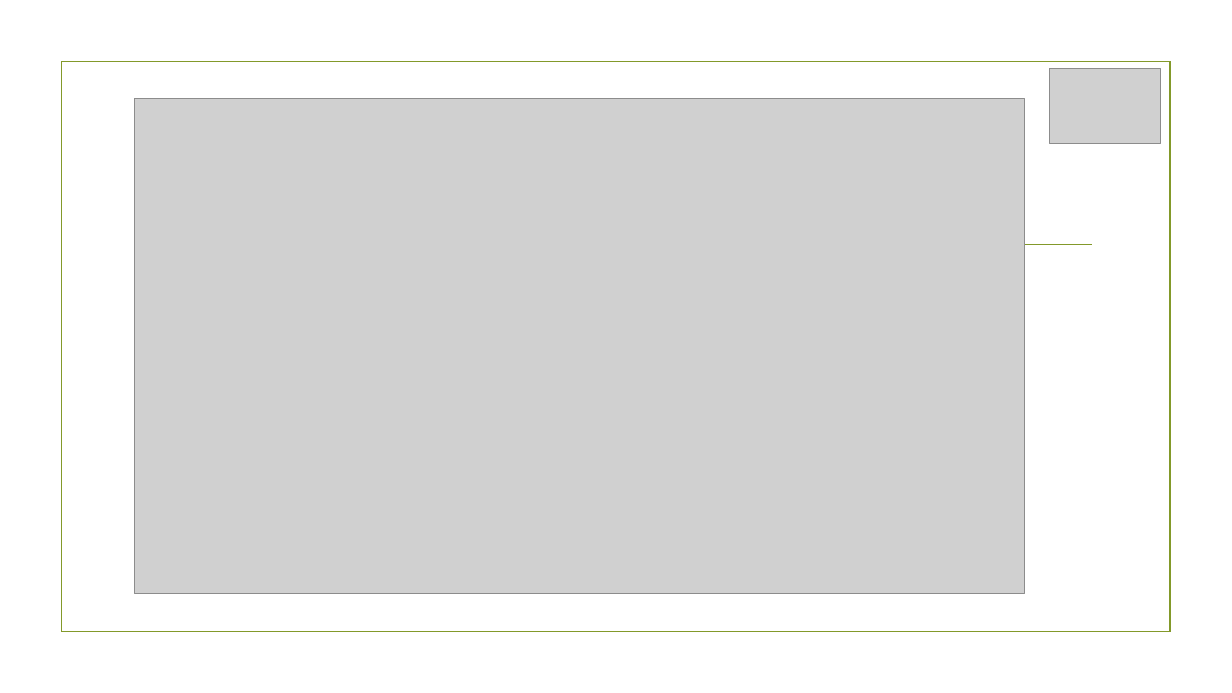
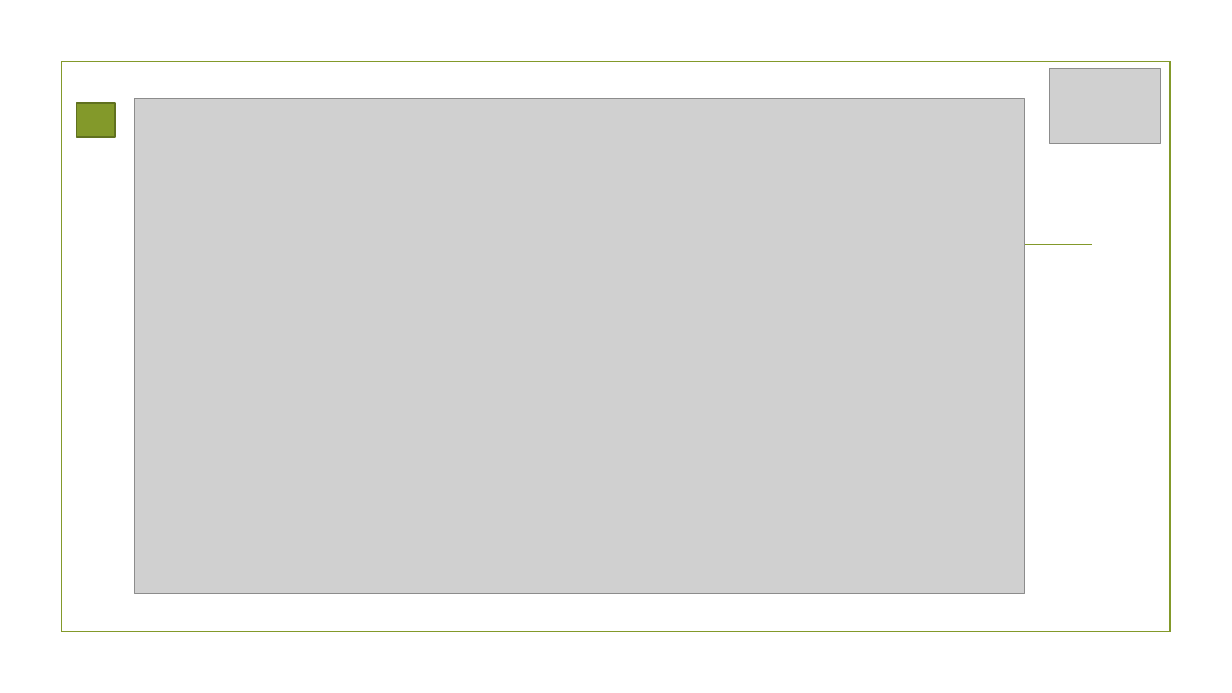
Before and after one commit to ibrahim123abusamrah/show, a slide deck: slide 11 of Sticky-Notes_user.pptx. Drawn at 1232x693 pixels with LibreOffice and Linux fonts; fonts in the diff are those of the drawing; grey boxes stand for pictures; background and template pictures are left out. Boxes give left, top, right and bottom in pixels: in the first picture for what was removed or moved away, otherwise in the second. Text is boxed around its words. In the diff, an @@ line names an element or a change of style, - is before the commit and + after.

```diff
--- a/Sticky-Notes_user.pptx
+++ b/Sticky-Notes_user.pptx
@@ rectangle added at <box>77,103,115,137</box>, fill #83992A, outline #61711F 1.25 pt @@
```
Also in this commit, not shown: 6 other slides changed, 1 other file.
